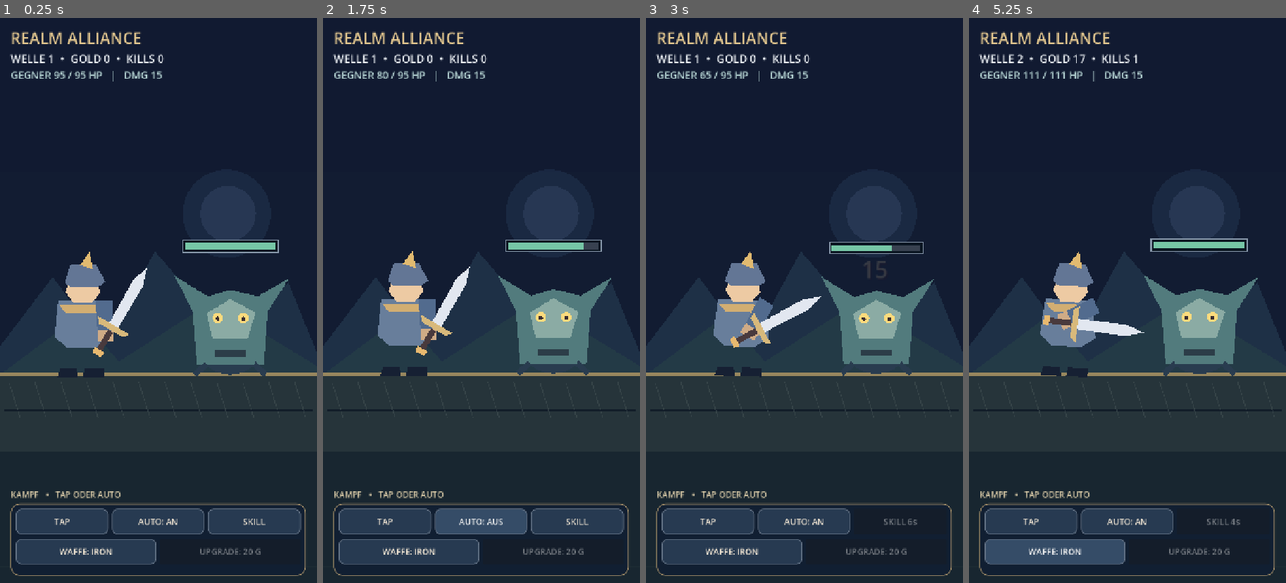
Above: before the commit, frames 1-4 (left to right).
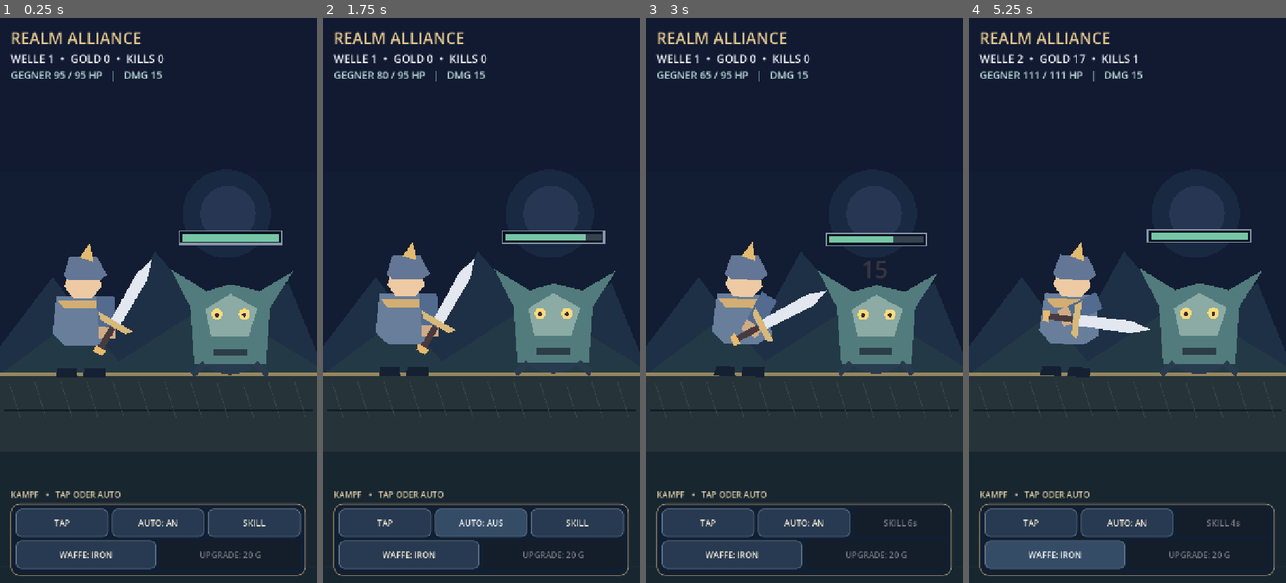
Above: after the commit, the same moments.

Repository: Broosskyy/Realm-Alliance
Game: Godot game, scene res://scenes/main.tscn
The game is run twice, just before and just after one commit, with the same random seed, the same clock (stepped at 60 frames per second) and the same inputs.
Inputs:
- Up to frame 1 (0.25 s): no input
- Up to frame 2 (1.75 s): click "TAP" at 0.5 s; click "AUTO: AN" at 1.25 s
- Up to frame 3 (3 s): click "AUTO: AUS" at 2 s; click "SKILL" at 2.75 s
- Up to frame 4 (5.25 s): click "WAFFE: IRON" at 3.5 s; click "WAFFE: CRYSTAL" at 4.25 s; click "WAFFE: EMBER" at 5 s

The runs differ from the first frame. In frame 1, 4.8% of the frame differs, in the area x 4-96%, y 37-98%; in frame 2, 4.7%; in frame 3, 4.5%; in frame 4, 4.7%.

Commit message:
fix(godot): reclaim portrait screen space and reduce oversized control panel

Diff:
--- a/godot/realm_alliance/scripts/main.gd
+++ b/godot/realm_alliance/scripts/main.gd
@@ -68,12 +68,12 @@
     hero = HeroRig.new()
     hero.name = "Realmwaechter"
     hero.position = Vector2(-170, 118)
-    hero.scale = Vector2(1.65, 1.65)
+    hero.scale = Vector2(1.77, 1.77)
     stage.add_child(hero)
     enemy = EnemyVisual.new()
     enemy.name = "Enemy"
     enemy.position = Vector2(163, 118)
-    enemy.scale = Vector2(1.48, 1.48)
+    enemy.scale = Vector2(1.58, 1.58)
     stage.add_child(enemy)
     touch_zone = Control.new()
     touch_zone.name = "CombatTouchZone"
@@ -95,7 +95,7 @@
     var button := Button.new()
     button.text = text
     button.size_flags_horizontal = Control.SIZE_EXPAND_FILL
-    button.custom_minimum_size = Vector2(0, 58)
+    button.custom_minimum_size = Vector2(0, 64)
     button.add_theme_font_size_override("font_size", 19)
     button.add_theme_color_override("font_color", Color("#f6ead7"))
     var normal := StyleBoxFlat.new()
@@ -129,7 +129,7 @@
     bottom_panel.add_theme_stylebox_override("panel", frame)
     add_child(bottom_panel)
     var stack := VBoxContainer.new()
-    stack.add_theme_constant_override("separation", 10)
+    stack.add_theme_constant_override("separation", 8)
     bottom_panel.add_child(stack)
     var row1 := HBoxContainer.new()
     row1.add_theme_constant_override("separation", 8)
